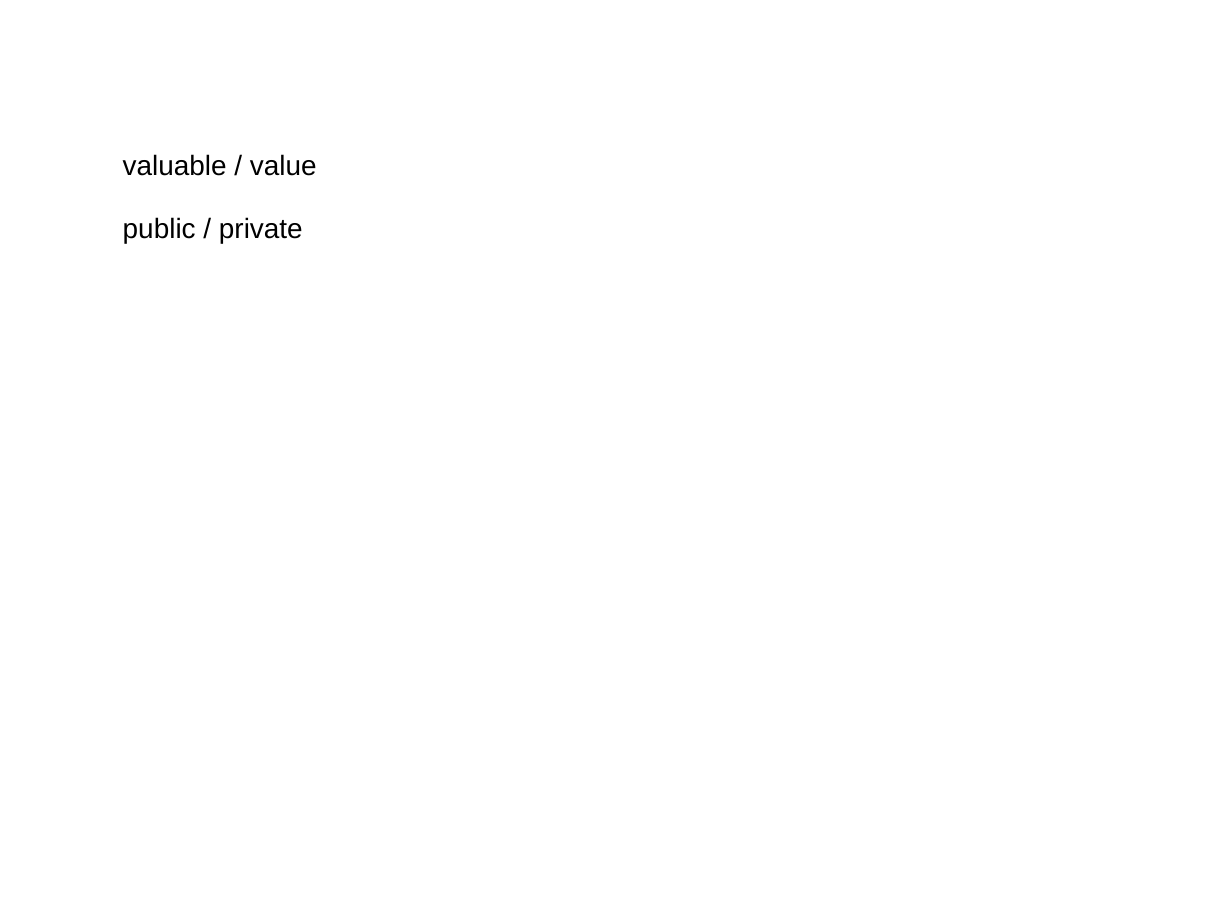
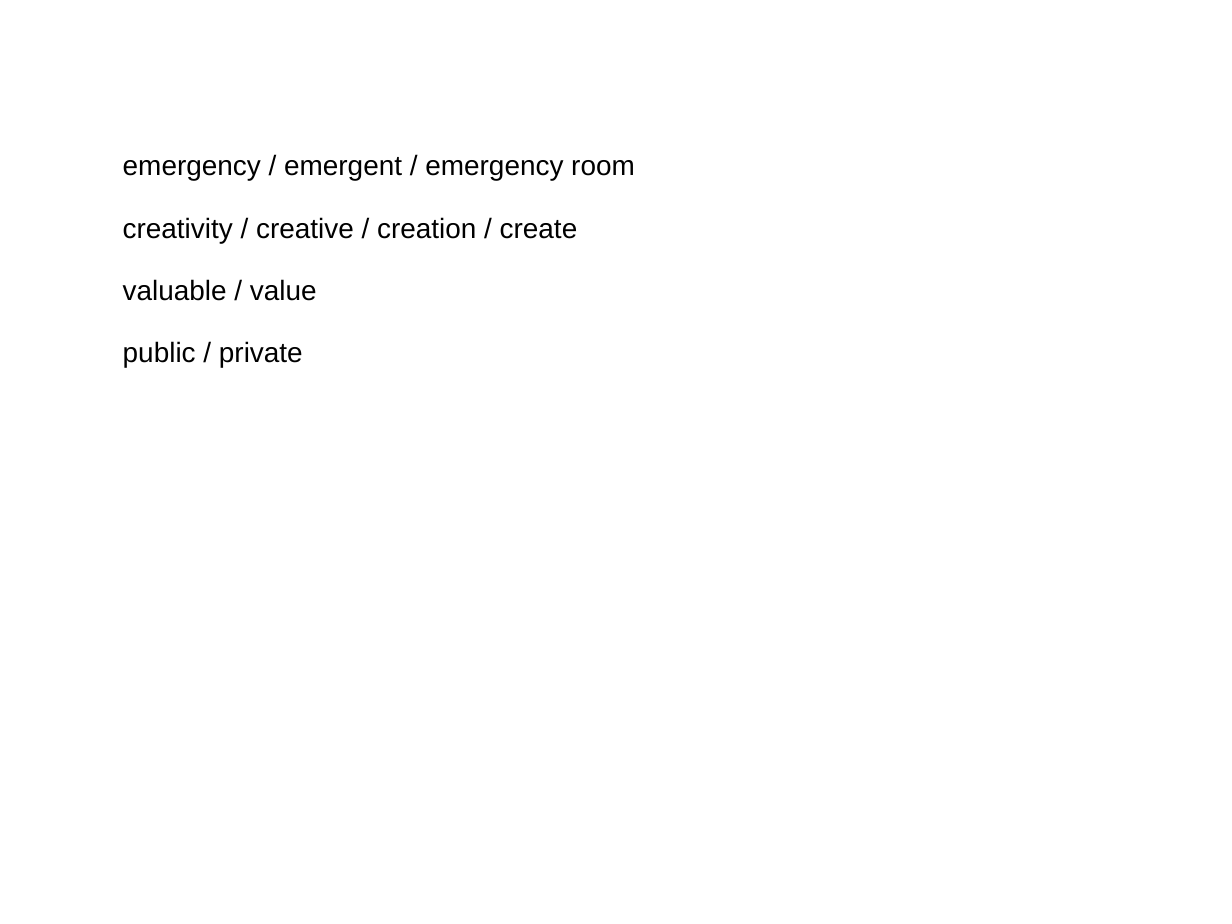
Before and after one commit to ericzhang/english-math, a slide deck: slide 2 of english/grade-8-上/8上英语人教版-unit-7-words.ppt. Drawn at 1232x924 pixels with LibreOffice and Linux fonts; fonts in the diff are those of the drawing. Boxes give left, top, right and bottom in pixels: in the first picture for what was removed or moved away, otherwise in the second. Text is boxed around its words. In the diff, an @@ line names an element or a change of style, - is before the commit and + after.

```diff
--- a/english/grade-8-上/8上英语人教版-unit-7-words.ppt
+++ b/english/grade-8-上/8上英语人教版-unit-7-words.ppt
@@ text at [123,157,635,243]: paragraphs added @@
+emergency / emergent / emergency room
+creativity / creative / creation / create
```
Also in this commit, not shown: 1 other slide changed, 4 slides added, 27 other files.
